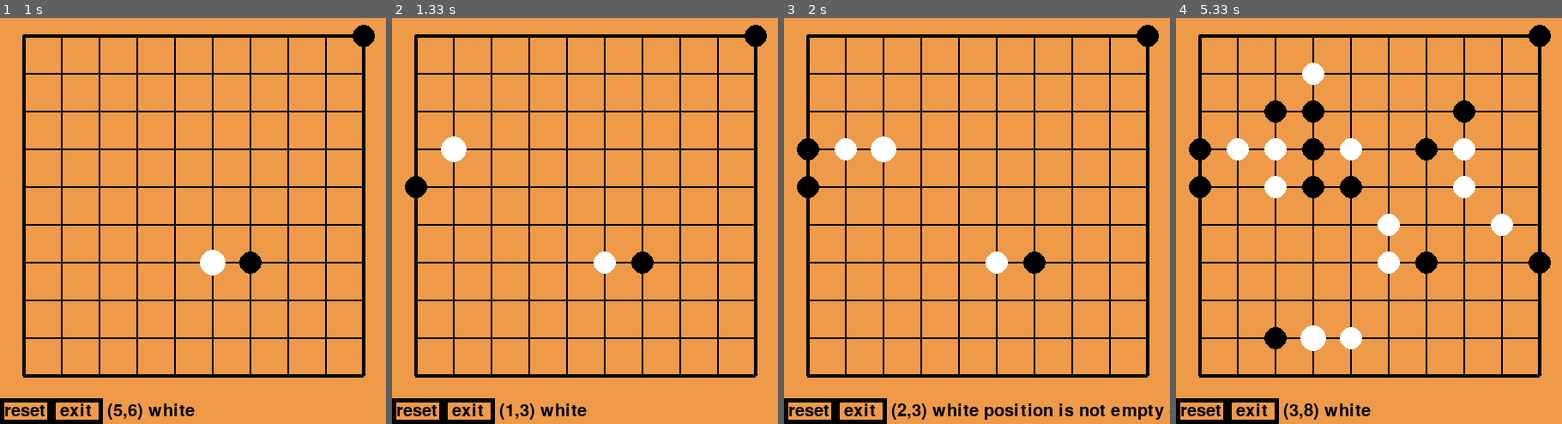
Above: before the commit, frames 1-4 (left to right).
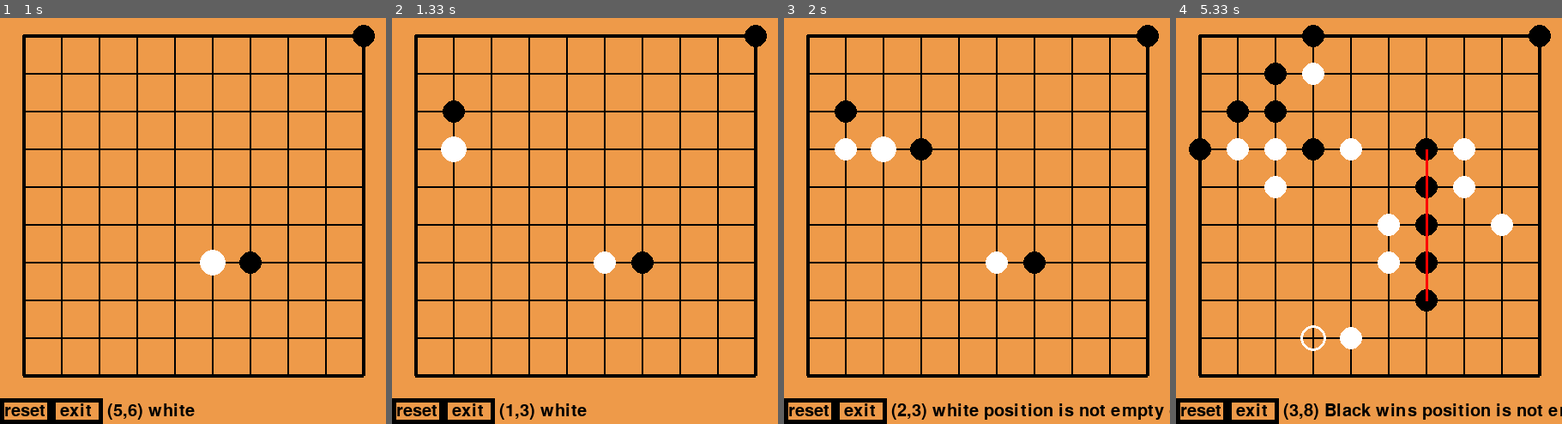
Above: after the commit, the same moments.

Repository: su2u4-1/my_code
Game: pygame game, started from python_game/五子棋.py
Two runs of this game, one before a commit and one after it. Both use one fixed random seed, a clock stepped at 60 frames per second and the inputs below.
Inputs (mouse positions are in pixels of both pictures, inside the frame that each line leads up to):
- Up to frame 1 (1 s): type "10 (at the terminal prompt)" at 0 s; click "AI" at 0.38 s; click (193, 245) at 0.72 s
- Up to frame 2 (1.33 s): click (465, 156) at 1.05 s
- Up to frame 3 (2 s): click (1023, 253) at 1.38 s; click (884, 135) at 1.72 s
- Up to frame 4 (5.33 s): click (1349, 322) at 2.05 s; click (1357, 147) at 2.38 s; click (1307, 82) at 2.72 s; click (1469, 180) at 3.05 s; click (1488, 208) at 3.38 s; click (1450, 147) at 3.72 s; click (1257, 139) at 4.05 s; click (1384, 200) at 4.38 s; click (1257, 192) at 4.72 s; click (1311, 338) at 5.05 s

Frame 1 is identical in both runs. In frame 2, 0.4% of the frame differs, in the area x 3-19%, y 20-45%; in frame 3, 0.8%; in frame 4, 3.9%, in the area x 3-100%, y 1-99%.

Commit message:
五子棋AI

Diff:
--- a/python_game/五子棋.py
+++ b/python_game/五子棋.py
@@ -28,6 +28,7 @@
         self.ai_side: Literal["black", "white", "no"] = "no"
         self.temp_text = ""
         self.temp_text_time = 0
+        self.ai_mode = 0
 
     def show(self) -> None:
         self.screen.fill((238, 154, 73))
@@ -75,6 +76,8 @@
             self.screen.blit(text, (185, self.h + 5))
         else:
             self.screen.blit(text, (125, self.h + 5))
+        if self.result[0]:
+            pygame.draw.line(self.screen, (255, 0, 0), self.result[1][0], self.result[1][1], 3)
 
     def check(self) -> tuple[bool, tuple[tuple[int, int], tuple[int, int]]]:
         n = 0
@@ -111,8 +114,6 @@
             else:
                 self.turn = "black"
                 self.chessBoard[self.mx][self.my] = 2
-            if self.turn == self.ai_side:
-                self.ai()
         else:
             raise RuntimeError("position is not empty or game is over")
 
@@ -125,30 +126,80 @@
                     if ("no", "black", "white")[self.chessBoard[x][y]] == self.ai_side:
                         s = 1
                     for i in range(8):
-                        l = 0
-                        d = (-1, -1)
                         x1 = x
                         y1 = y
-                        for j in range(3):
-                            if x1 + D8[i][0] < 0 or x1 + D8[i][0] > self.size - 1 or y1 + D8[i][1] < 0 or y1 + D8[i][1] > self.size - 1:
-                                break
-                            elif self.chessBoard[x1 + D8[i][0]][y1 + D8[i][1]] != self.chessBoard[x][y]:
-                                if self.chessBoard[x1 + D8[i][0]][y1 + D8[i][1]] == 0:
-                                    l = j + 1
-                                    d = (x1 + D8[i][0], y1 + D8[i][1])
-                                break
-                            x1 += D8[i][0]
-                            y1 += D8[i][1]
-                        else:
-                            l = 4
-                        if l > 0:
-                            if s == 0:
-                                possible_pos[l + 3].append(d)
-                            else:
-                                possible_pos[l - 1].append(d)
-        for i in range(8):
-            if len(possible_pos[7 - i]) > 0:
-                x, y = choice(possible_pos[7 - i])
+                        if self.ai_mode == 0:
+                            flag = False
+                            d = (-1, -1)
+                            for j in range(3):
+                                if not (0 <= x1 + D8[i][0] < self.size - 1 and 0 <= y1 + D8[i][1] < self.size - 1):
+                                    break
+                                if self.chessBoard[x1 + D8[i][0]][y1 + D8[i][1]] != self.chessBoard[x][y]:
+                                    if self.chessBoard[x1 + D8[i][0]][y1 + D8[i][1]] == 0:
+                                        if not flag:
+                                            d = (x1 + D8[i][0], y1 + D8[i][1])
+                                        if s == 0:
+                                            if j == 2:
+                                                possible_pos[j + 3].append(d)
+                                            else:
+                                                possible_pos[j + 2].append(d)
+                                        else:
+                                            if j == 2:
+                                                possible_pos[4].append(d)
+                                            else:
+                                                possible_pos[j].append(d)
+                                        if flag:
+                                            break
+                                        flag = True
+                                        d = (x1 + D8[i][0], y1 + D8[i][1])
+                                    else:
+                                        break
+                                x1 += D8[i][0]
+                                y1 += D8[i][1]
+                            else:
+                                if self.chessBoard[x1][y1] == 0:
+                                    possible_pos[6].append((x1, y1))
+                        elif self.ai_mode == 1:
+                            for j in range(3):
+                                if not (0 <= x1 + D8[i][0] < self.size - 1 and 0 <= y1 + D8[i][1] < self.size - 1):
+                                    break
+                                if self.chessBoard[x1 + D8[i][0]][y1 + D8[i][1]] != self.chessBoard[x][y]:
+                                    if self.chessBoard[x1 + D8[i][0]][y1 + D8[i][1]] == 0:
+                                        if s == 0:
+                                            if j == 2:
+                                                possible_pos[j + 3].append((x1 + D8[i][0], y1 + D8[i][1]))
+                                            else:
+                                                possible_pos[j + 2].append((x1 + D8[i][0], y1 + D8[i][1]))
+                                        else:
+                                            if j == 2:
+                                                possible_pos[4].append((x1 + D8[i][0], y1 + D8[i][1]))
+                                            else:
+                                                possible_pos[j].append((x1 + D8[i][0], y1 + D8[i][1]))
+                                    break
+                                x1 += D8[i][0]
+                                y1 += D8[i][1]
+                            else:
+                                if self.chessBoard[x1][y1] == 0:
+                                    possible_pos[6].append((x1, y1))
+                        elif self.ai_mode == 2:
+                            for j in range(3):
+                                if not (0 <= x1 + D8[i][0] < self.size - 1 and 0 <= y1 + D8[i][1] < self.size - 1):
+                                    break
+                                if self.chessBoard[x1 + D8[i][0]][y1 + D8[i][1]] != self.chessBoard[x][y]:
+                                    if self.chessBoard[x1 + D8[i][0]][y1 + D8[i][1]] == 0:
+                                        if s == 0:
+                                            possible_pos[j + 2].append((x1 + D8[i][0], y1 + D8[i][1]))
+                                        else:
+                                            possible_pos[j].append((x1 + D8[i][0], y1 + D8[i][1]))
+                                    break
+                                x1 += D8[i][0]
+                                y1 += D8[i][1]
+                            else:
+                                if self.chessBoard[x1][y1] == 0:
+                                    possible_pos[6].append((x1, y1))
+        for i in range(7):
+            if len(possible_pos[6 - i]) > 0:
+                x, y = choice(possible_pos[6 - i])
                 if self.chessBoard[x][y] == 0:
                     self.mx, self.my = x, y
                     self.put_chess()
@@ -165,9 +216,9 @@
             self.mx, self.my = map(lambda x: x // 44, pygame.mouse.get_pos())
             if self.status == "gamerun":
                 self.result = self.check()
+            if self.status == "gamerun" and self.turn == self.ai_side:
+                self.ai()
             self.show()
-            if self.result[0]:
-                pygame.draw.line(self.screen, (255, 0, 0), self.result[1][0], self.result[1][1], 3)
             pygame.display.update()
             self.clock.tick(60)
 
@@ -209,6 +260,6 @@
 
 
 if __name__ == "__main__":
-    size = get_int("size(greater than 19 may cause problems): ", "must be great than 5", lambda x: x > 5)
+    size = get_int("size(recommended size: 15): ", "must be great than 5", lambda x: x >= 5)
     game = Game_gomoku(size)
     game.main()
